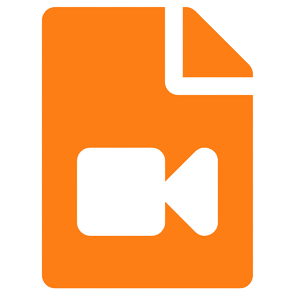
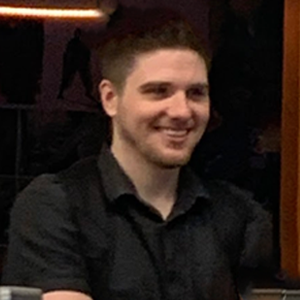
Layers edited between the first and the second 300×300 image:
hid "Layer 2" over (41, 6, 254, 289)
showed "animkit_cody", painted on it over (0, 0, 300, 300)
